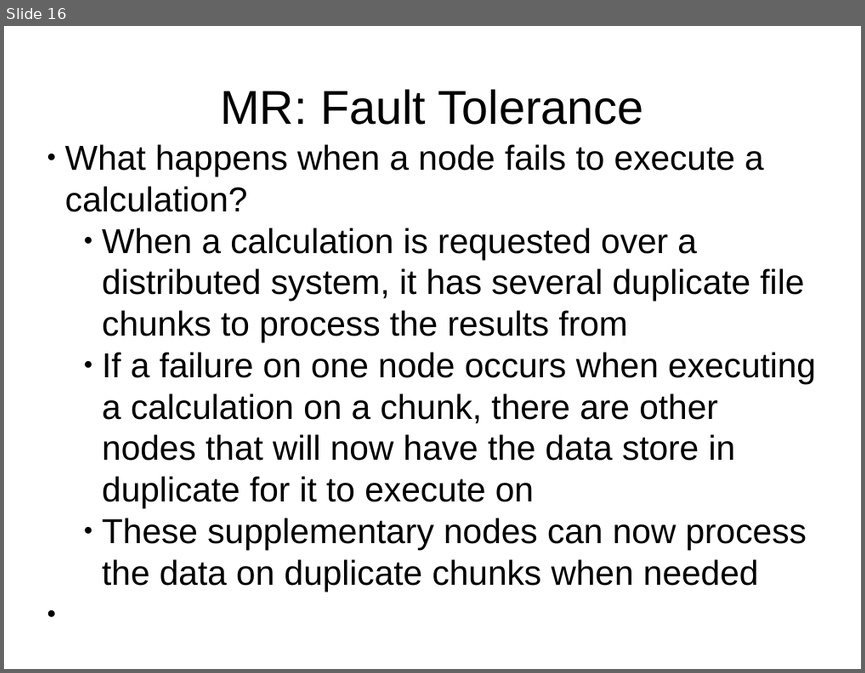
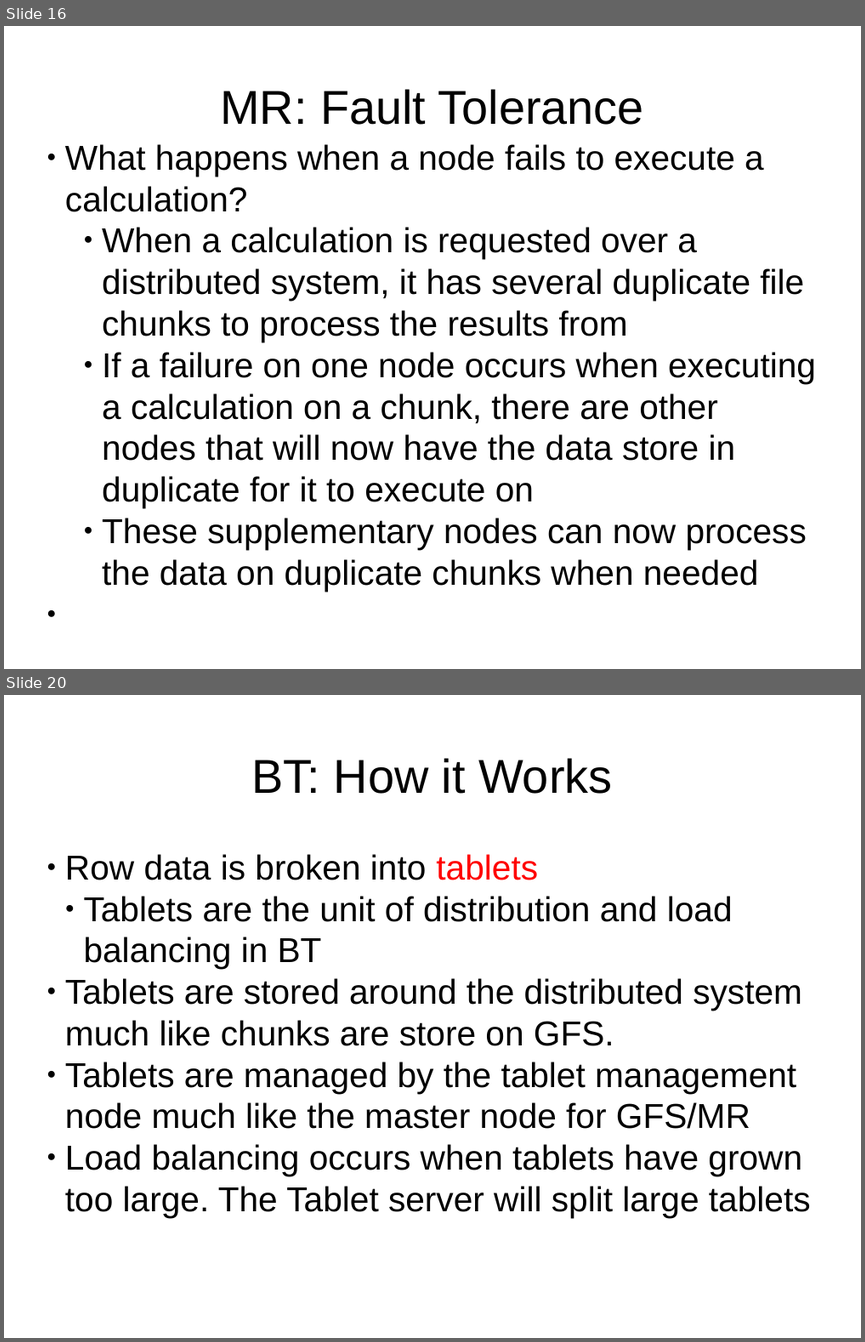
Before and after one commit to twcannon/MSDataSci, a slide deck: CSIS604/projects/assignment_4/assignment_4_ppt.pptx. Shown one above the other, each under a label of ours: slide 16 before the commit, slides 16 and 20 after it; the slides between them are not shown. The pictures are 865x673 and 865x1342 pixels, drawn with LibreOffice and Linux fonts; fonts in the diff are those of the drawing. Boxes give left, top, right and bottom in pixels: in the first picture for what was removed or moved away, otherwise in the second. Text is boxed around its words. In the diff, an @@ line names an element or a change of style, - is before the commit and + after.

```diff
--- a/CSIS604/projects/assignment_4/assignment_4_ppt.pptx
+++ b/CSIS604/projects/assignment_4/assignment_4_ppt.pptx
@@ slide 20 added at (4, 695, 861, 1338), background #FFFFFF @@
@@ text added at (252, 758, 612, 794), 44 pt, text #000000 @@
+BT: How it Works
@@ text added at (65, 854, 811, 1218), 32 pt, text #000000 @@
+● Row data is broken into tablets
+  ● Tablets are the unit of distribution and load balancing in BT
+● Tablets are stored around the distributed system much like chunks are store on GFS.
+● Tablets are managed by the tablet management node much like the master node for GFS/MR
+● Load balancing occurs when tablets have grown too large. The Tablet server will split large tablets
```
Also in this commit, not shown: 3 slides changed, 11 other slides added.
